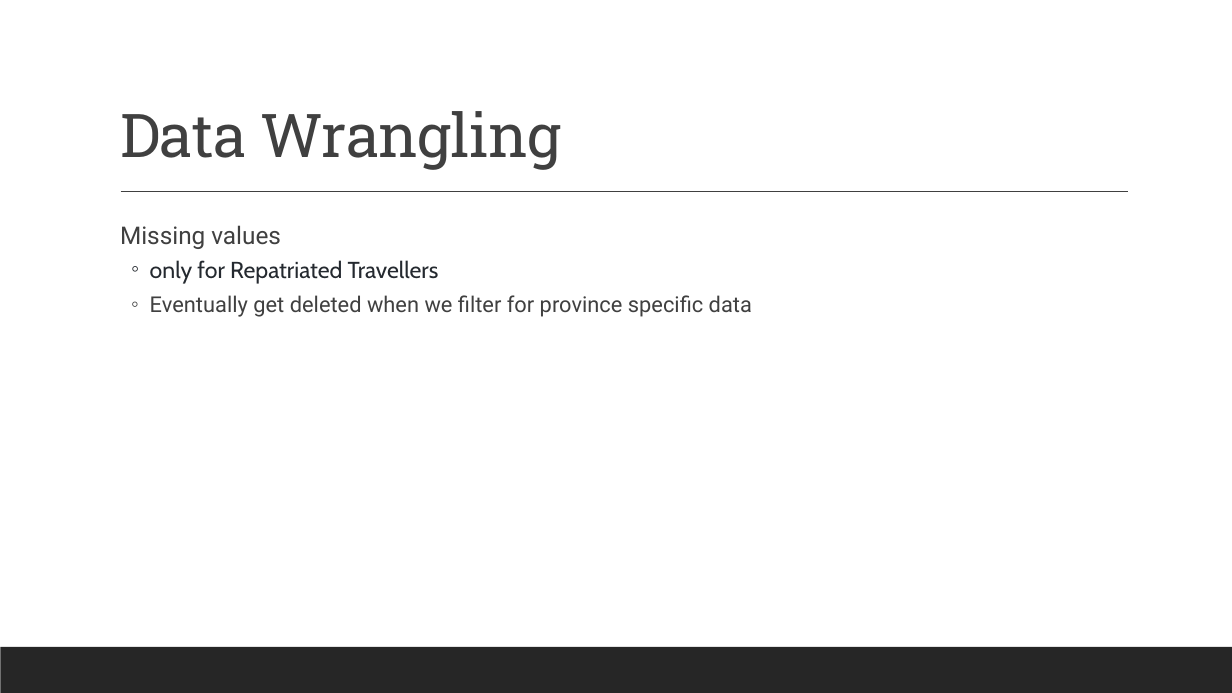
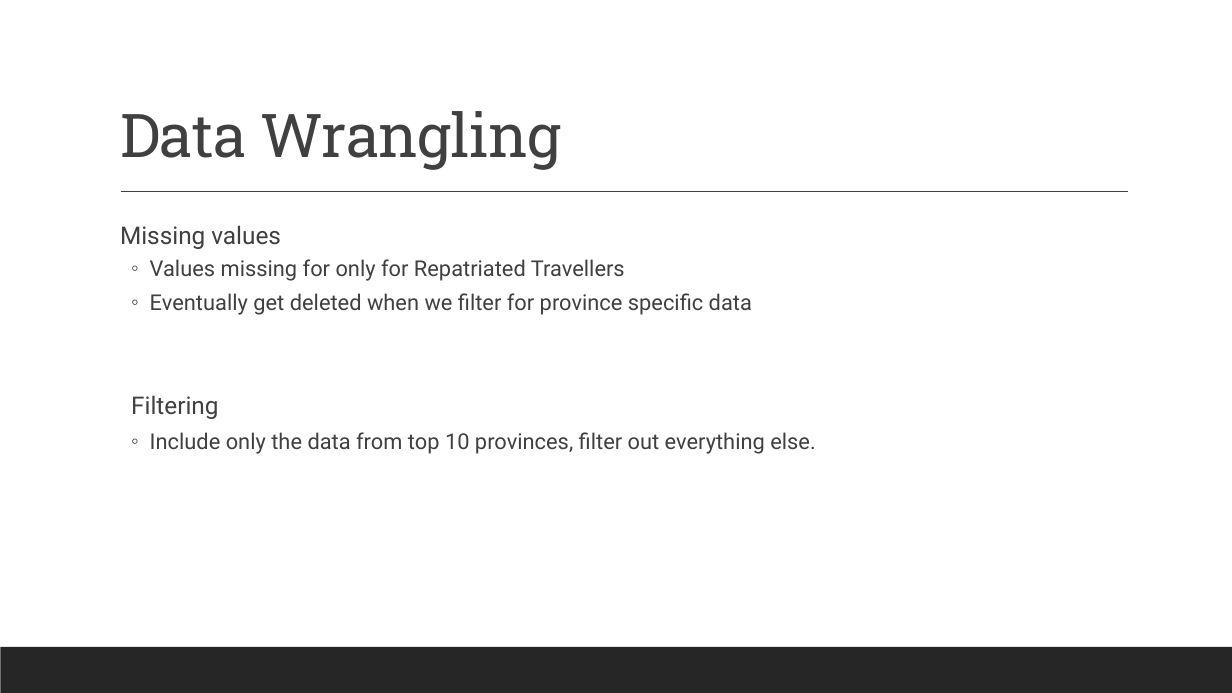
Before and after one commit to VargheseTresa/SpringBoard, a slide deck: slide 6 of cap3/Capstone_Final_Slides.pptx. Drawn at 1232x693 pixels with LibreOffice and Linux fonts; fonts in the diff are those of the drawing. Boxes give left, top, right and bottom in pixels: in the first picture for what was removed or moved away, otherwise in the second. Text is boxed around its words. In the diff, an @@ line names an element or a change of style, - is before the commit and + after.

```diff
--- a/cap3/Capstone_Final_Slides.pptx
+++ b/cap3/Capstone_Final_Slides.pptx
@@ text at [150, 259, 625, 281]: text changed; size 18 to 17 pt; font Cabin to Roboto; text colour #24292F to #404040 @@
-  ◦ only for Repatriated Travellers
+  ◦ Values missing for only for Repatriated Travellers
@@ text at [131, 395, 815, 454]: paragraphs added @@
+  Filtering
+  ◦ Include only the data from top 10 provinces, filter out everything else.
```
Also in this commit, not shown: 3 other slides changed, 4 other files.
